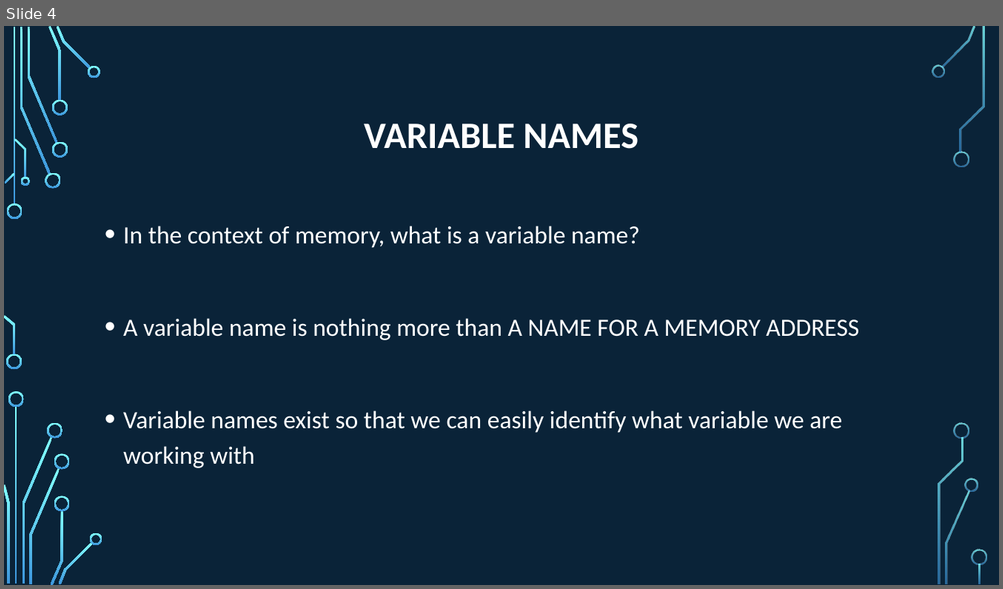
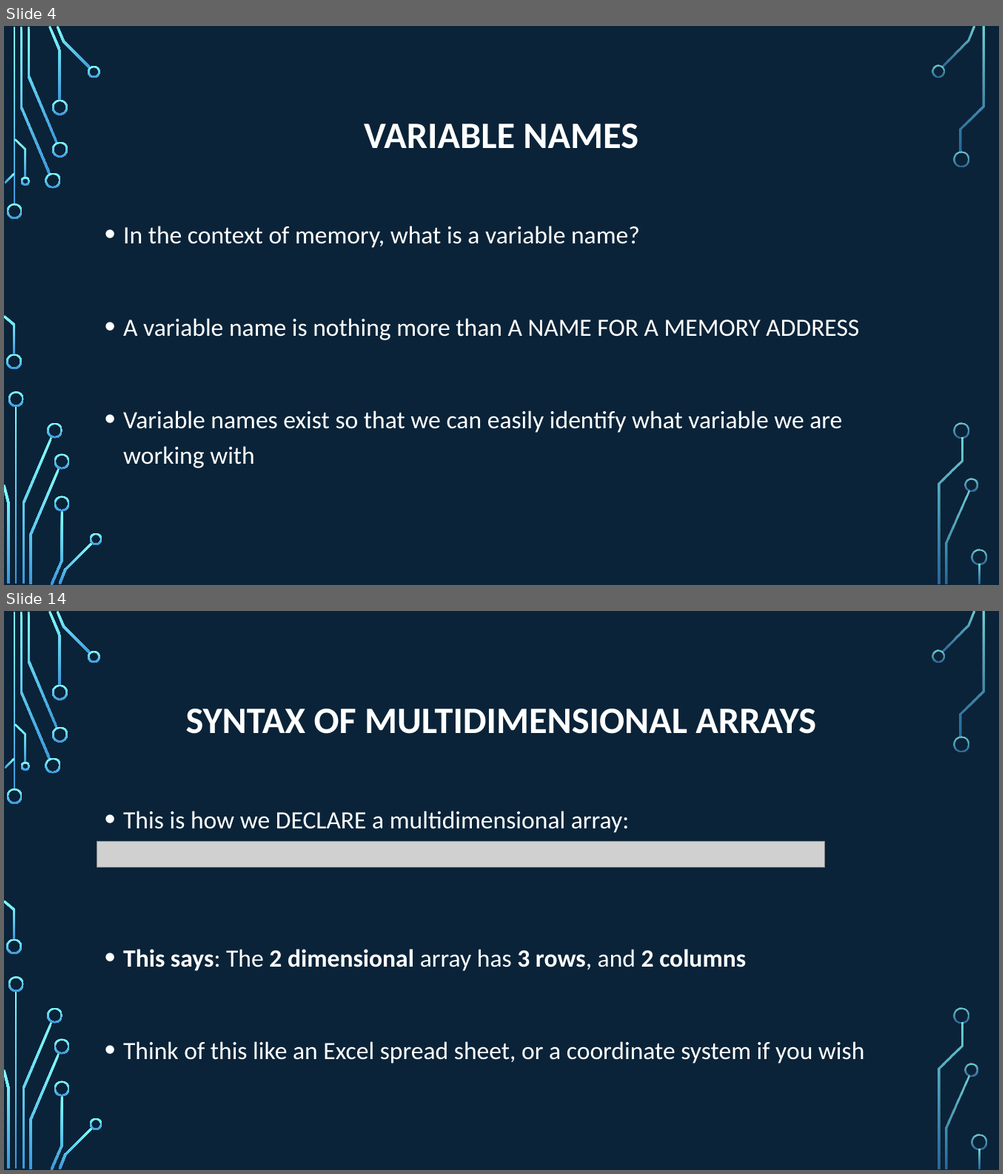
Before and after one commit to psypdt/ZIS_C-_Summer_Course_2019, a slide deck: Day_5/Day_5.pptx. Shown one above the other, each under a label of ours: slide 4 before the commit, slides 4 and 14 after it; the slides between them are not shown. The pictures are 1003x589 and 1003x1174 pixels, drawn with LibreOffice and Linux fonts; fonts in the diff are those of the drawing; grey boxes stand for pictures; background and template pictures are left out. Boxes give left, top, right and bottom in pixels: in the first picture for what was removed or moved away, otherwise in the second. Text is boxed around its words. In the diff, an @@ line names an element or a change of style, - is before the commit and + after.

```diff
--- a/Day_5/Day_5.pptx
+++ b/Day_5/Day_5.pptx
@@ slide 14 added at (4,611,999,1170), background picture (left out); not listed: 36 template elements that a slide beside it also shows @@
@@ title added at (186,709,816,734), 36 pt, text #FFFFFF, bold @@
+SYNTAX OF MULTIDIMENSIONAL ARRAYS
@@ text added at (123,811,864,1064), 24 pt, text #FFFFFF @@
+• This is how we DECLARE a multidimensional array:
+• This says: The 2 dimensional array has 3 rows, and 2 columns
+• Think of this like an Excel spread sheet, or a coordinate system if you wish
@@ picture added at (97,842,825,868) @@
```
Also in this commit, not shown: 2 slides changed, 23 other slides added, 1 slide removed, 1 other file.
